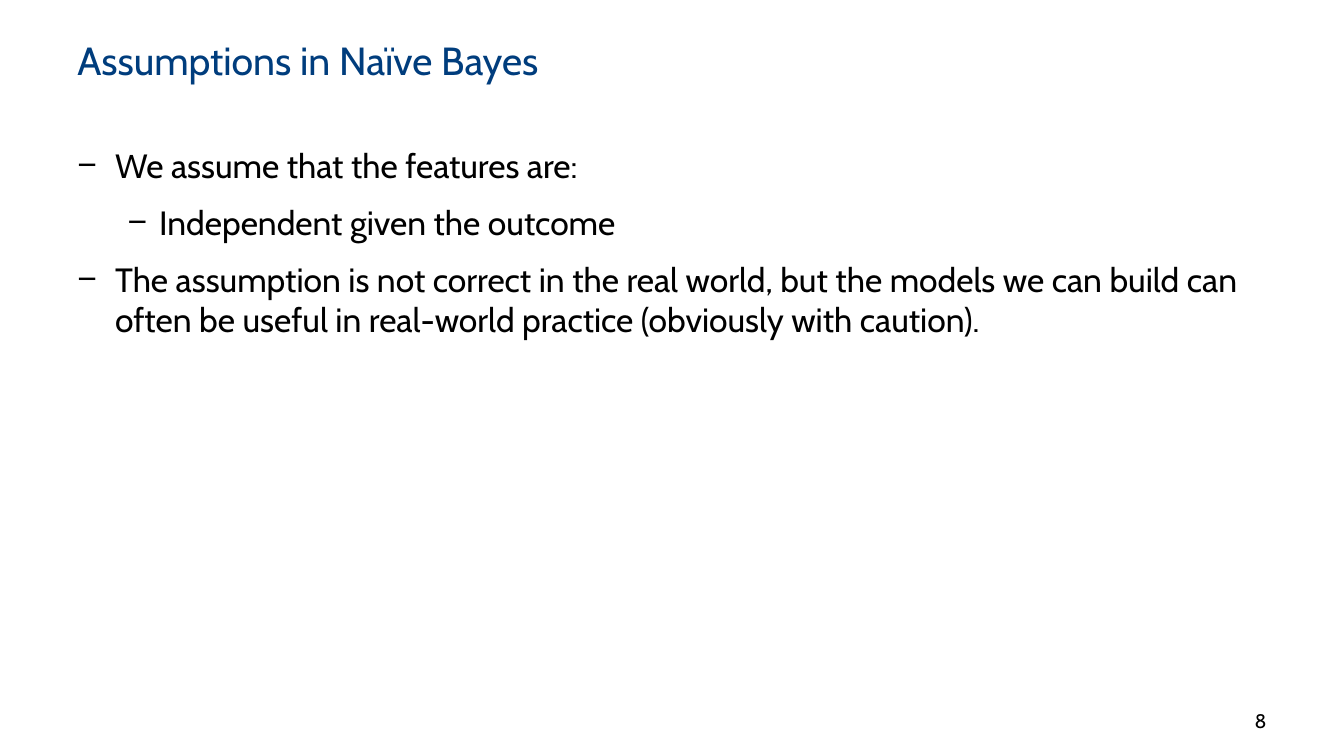
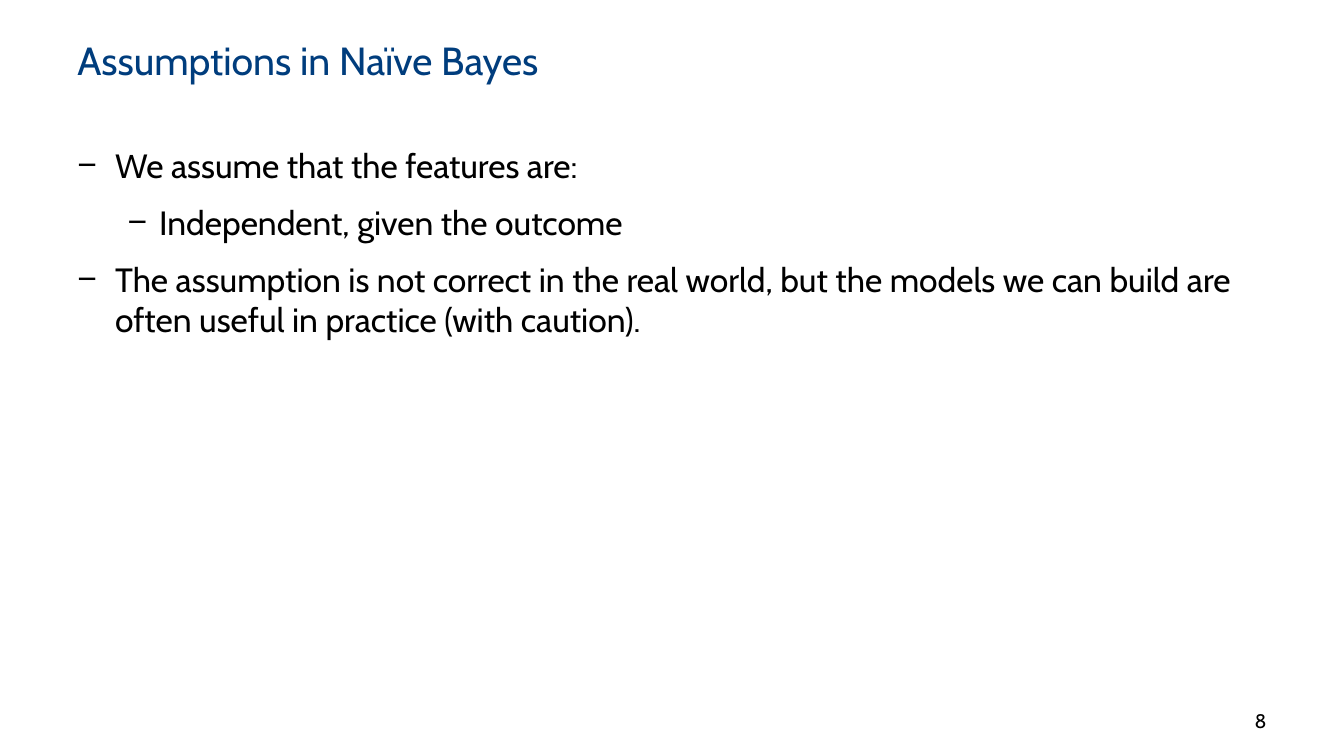
Before and after one commit to ML4NS/ml4ns.github.io, a slide deck: slide 8 of slides/04- Bayesian models/ML4NuerScience_BayesianModels.pptx. Drawn at 1344x756 pixels with LibreOffice and Linux fonts; fonts in the diff are those of the drawing; background and template pictures are left out. Boxes give left, top, right and bottom in pixels: in the first picture for what was removed or moved away, otherwise in the second. Text is boxed around its words. In the diff, an @@ line names an element or a change of style, - is before the commit and + after.

```diff
--- a/slides/04- Bayesian models/ML4NuerScience_BayesianModels.pptx
+++ b/slides/04- Bayesian models/ML4NuerScience_BayesianModels.pptx
@@ text at [115, 209, 1231, 340]: text changed @@
-  − Independent given the outcome
-− The assumption is not correct in the real world, but the models we can build can often be useful in real-world practice (obviously with caution).
+  − Independent, given the outcome
+− The assumption is not correct in the real world, but the models we can build are often useful in practice (with caution).
```
Also in this commit, not shown: 26 other slides changed, 2 slides added, 1 other file.
